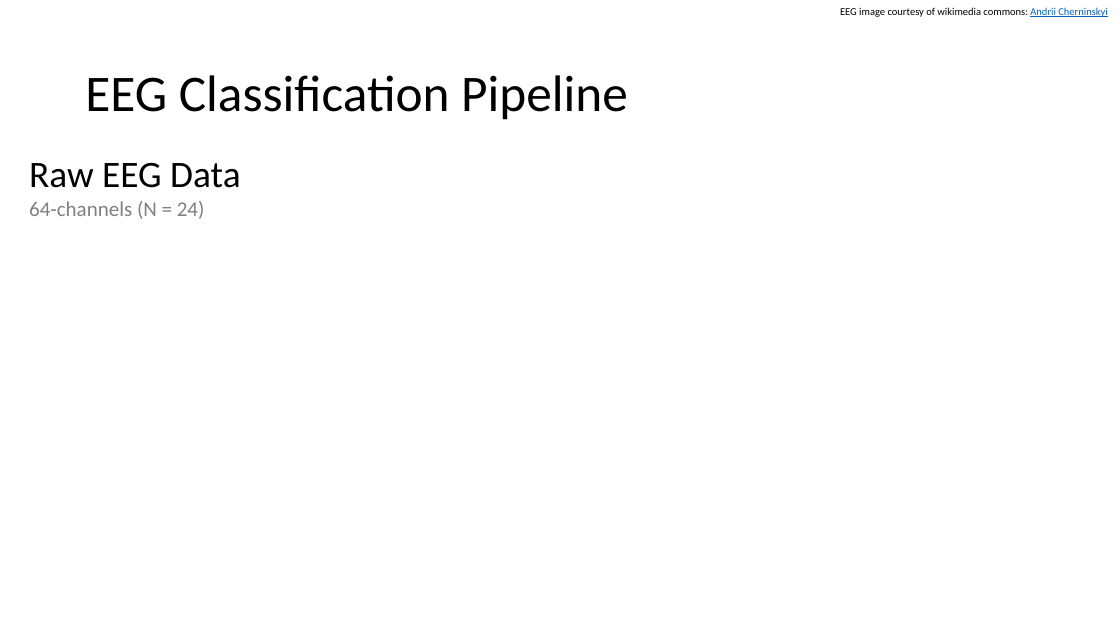
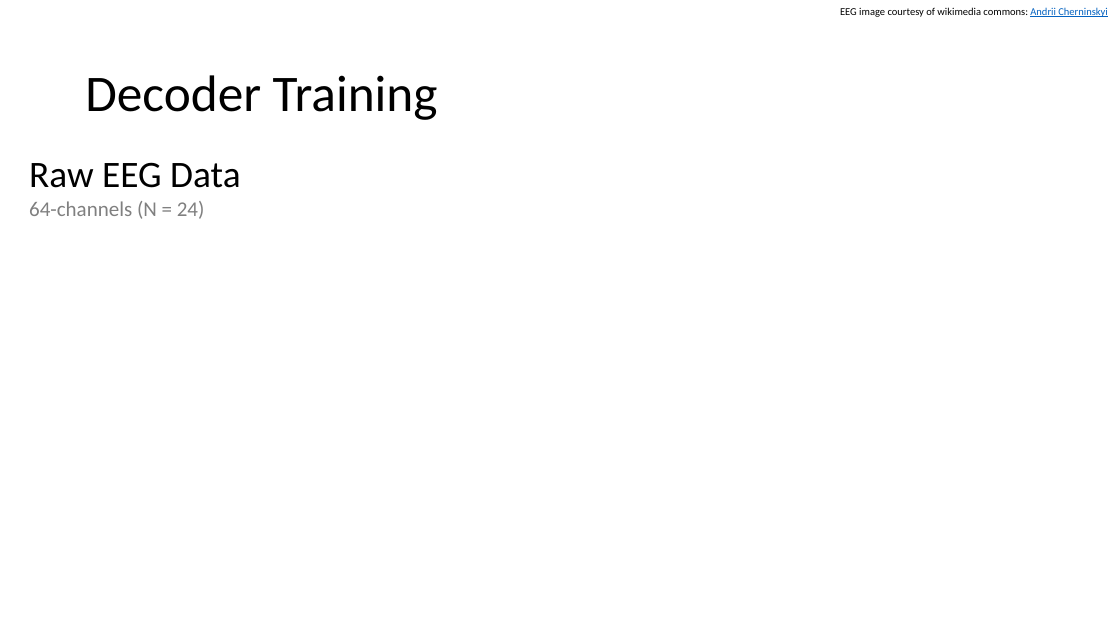
Before and after one commit to haberdashPI/german_track, a slide deck: slide 48 of presentations/ARO_2021/adapting_auditory_attention.pptx. Drawn at 1120x630 pixels with LibreOffice and Linux fonts; fonts in the diff are those of the drawing. Boxes give left, top, right and bottom in pixels: in the first picture for what was removed or moved away, otherwise in the second. Text is boxed around its words. In the diff, an @@ line names an element or a change of style, - is before the commit and + after.

```diff
--- a/presentations/ARO_2021/adapting_auditory_attention.pptx
+++ b/presentations/ARO_2021/adapting_auditory_attention.pptx
@@ title at box(85, 75, 438, 120): text changed @@
-EEG Classification Pipeline
+Decoder Training
```
Also in this commit, not shown: 24 other slides changed, 24 slides added, 21 slides removed.
